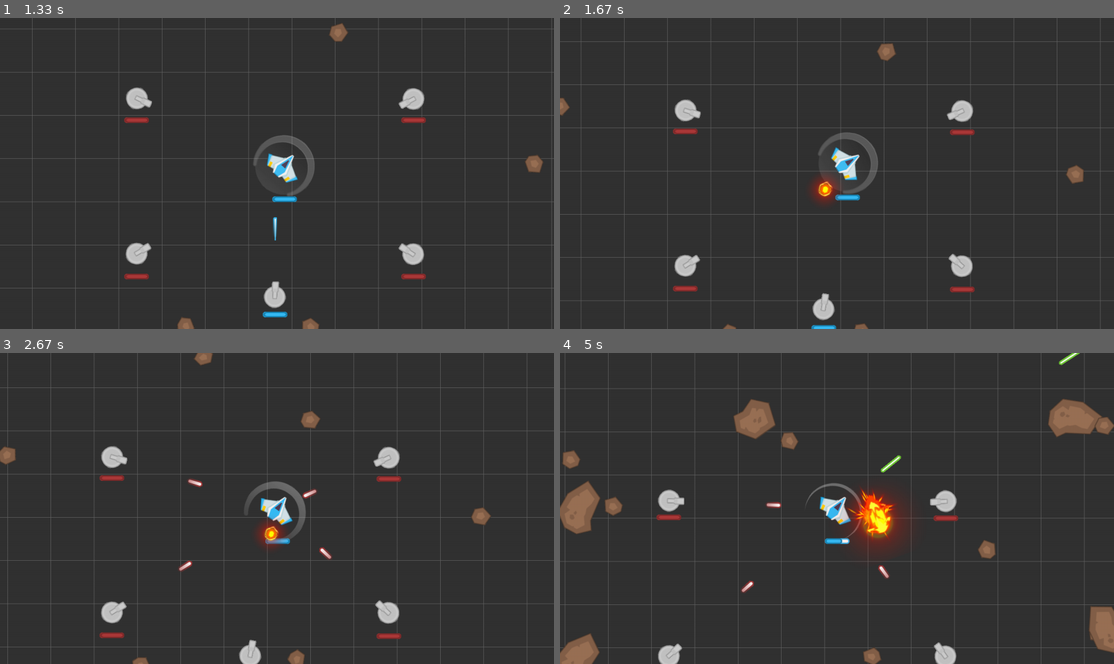
Above: before the commit, frames 1-4 (two rows, left to right).
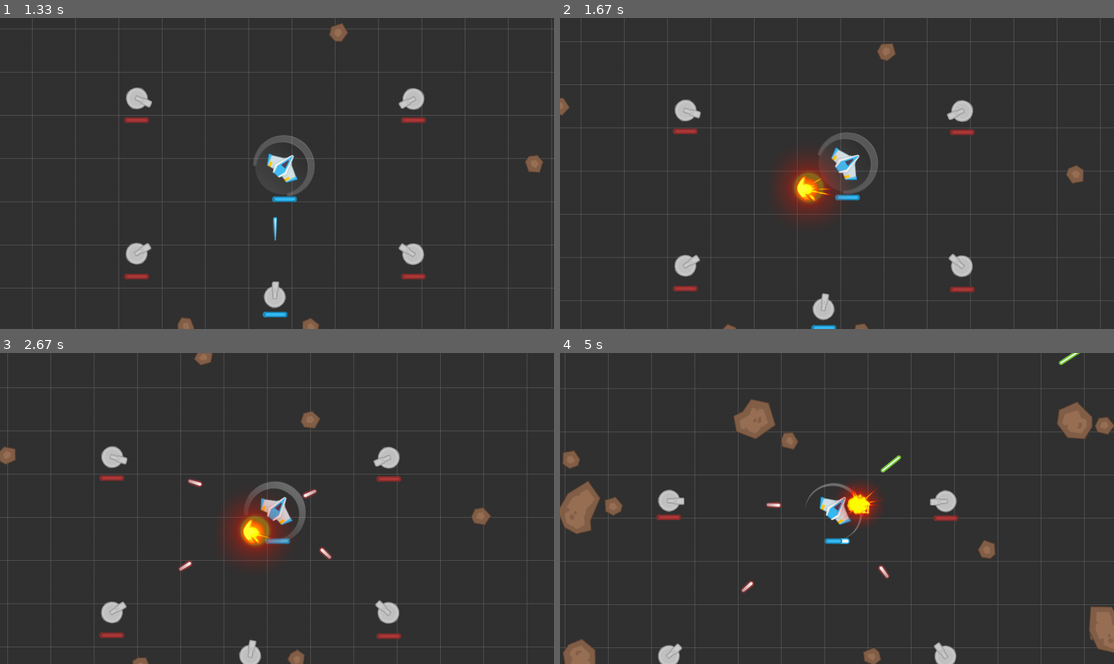
Above: after the commit, the same moments.

Repository: genericprogrammerdude/pygamengn
Game: pygame game, started from main.py
Same seed, same stepped clock (60 frames per second), same inputs: the game is played once before the commit and once after it.
Inputs:
- Up to frame 1 (1.33 s): tap Space at 0.33 s; hold D 0.67-1.13 s; hold W from 1.17 s (still down)
- Up to frame 2 (1.67 s): release W at 1.47 s; hold D from 1.5 s (still down)
- Up to frame 3 (2.67 s): release D at 1.97 s; hold A 2-2.53 s; hold S from 2.57 s (still down)
- Up to frame 4 (5 s): release S at 2.87 s; hold A 2.9-3.3 s; tap Space at 2.97, 3.27, 3.4, 3.8, 4.1, 4.47, 4.87 s; hold W 3.33-3.7 s; hold D 3.73-4.37 s; hold S 4.4-4.77 s; hold A from 4.8 s (still down)

Frame 1 is identical in both runs. In frame 2, 1.6% of the frame differs, in the area x 39-50%, y 44-65%; in frame 3, 1.7%; in frame 4, 2.4%, in the area x 0-98%, y 14-100%.

Commit message:
Fixed inconsistencies with damage, health, and explosion sizes with things blow up.

Diff:
--- a/Assets/inventory.json
+++ b/Assets/inventory.json
@@ -82,10 +82,24 @@
                 ]
             }
         },
+        "explosion_small_atlas": {
+            "class_name": "Atlas",
+            "kwargs": {
+                "image_list:images": ["explosion1"],
+                "frame_size": [256, 256]
+            }
+        },
         "explosion_atlas": {
             "class_name": "Atlas",
             "kwargs": {
-                "image_list:images": ["explosion1", "explosion2", "explosion3", "explosion4"],
+                "image_list:images": ["explosion2", "explosion3", "explosion4"],
+                "frame_size": [256, 256]
+            }
+        },
+        "explosion_big_atlas": {
+            "class_name": "Atlas",
+            "kwargs": {
+                "image_list:images": ["explosion3", "explosion4"],
                 "frame_size": [256, 256]
             }
         }
@@ -121,7 +135,9 @@
                 "scale": 0.8,
                 "projectile_type": "PlayerProjectile",
                 "fire_freq": 200,
-                "game_object_type:mover": "PlayerShipMover"
+                "game_object_type:mover": "PlayerShipMover",
+                "death_effect": "ExplosionBig",
+                "damage": 50
             },
             "groups": [
                 "RenderGroup",
@@ -162,7 +178,8 @@
         "PlayerShield": {
             "class_name": "Shield",
             "kwargs": {
-                "image_list:images": ["shield3", "shield2", "shield1"]
+                "image_list:images": ["shield3", "shield2", "shield1"],
+                "damage": 50
             },
             "groups": [
                 "RenderGroup",
@@ -173,7 +190,7 @@
             "class_name": "Projectile",
             "kwargs": {
                 "image:image": "player_projectile",
-                "death_effect": "Explosion",
+                "death_effect": "ExplosionSmall",
                 "damage": 15,
                 "game_object_type:mover": "PlayerProjectileMover"
             },
@@ -215,30 +232,6 @@
                 "TurretsGroup"
             ]
         },
-        "EnemyTurretAsteroid": {
-            "class_name": "Turret",
-            "kwargs": {
-                "image:image": "turret",
-                "projectile_type": "AsteroidBig",
-                "scale": 1.25,
-                "fire_freq": 3000
-            },
-            "attachments": [
-                {
-                    "game_type": "EnemyTurretGun",
-                    "offset": [0.0, -15.0]
-                },
-                {
-                    "game_type": "TurretHealthBar",
-                    "offset": [0, 0],
-                    "parent_transform": false
-                }
-            ],
-            "groups": [
-                "RenderGroup",
-                "TurretsGroup"
-            ]
-        },
         "TurretHealthBar": {
             "class_name": "HealthBar",
             "kwargs": {
@@ -287,6 +280,28 @@
                 "asset:asset": "explosion_atlas",
                 "duration": 750,
                 "scale": 1
+            },
+            "groups": [
+                "RenderGroup"
+            ]
+        },
+        "ExplosionSmall": {
+            "class_name": "AnimatedTexture",
+            "kwargs": {
+                "asset:asset": "explosion_small_atlas",
+                "duration": 500,
+                "scale": 0.8
+            },
+            "groups": [
+                "RenderGroup"
+            ]
+        },
+        "ExplosionBig": {
+            "class_name": "AnimatedTexture",
+            "kwargs": {
+                "asset:asset": "explosion_big_atlas",
+                "duration": 1500,
+                "scale": 1.5
             },
             "groups": [
                 "RenderGroup"
@@ -392,24 +407,6 @@
                     "spawn_pos": [640, 360]
                 }
             },
-            "EnemySpec1": {
-                "class_name": "LevelObject",
-                "kwargs": {
-                    "game_type": "EnemyTurretAsteroid",
-                    "spawn_pos": [
-                        [320, 180]
-                    ]
-                }
-            },
-            "EnemySpec2": {
-                "class_name": "LevelObject",
-                "kwargs": {
-                    "game_type": "EnemyTurret",
-                    "spawn_pos": [
-                        [1000, 540]
-                    ]
-                }
-            },
             "AsteroidSpawner": {
                 "class_name": "AsteroidSpawner",
                 "kwargs": {
@@ -431,8 +428,9 @@
                     "asteroid_02",
                     "asteroid_03"
                 ],
+                "health": 40,
                 "death_effect": "Explosion",
-                "damage": 15,
+                "damage": 10,
                 "game_object_type:mover": "AsteroidMover",
                 "death_spawn": ["AsteroidMedium", "AsteroidMedium"]
             },
@@ -448,8 +446,9 @@
                     "asteroid_04",
                     "asteroid_05"
                 ],
+                "health": 20,
                 "death_effect": "Explosion",
-                "damage": 10,
+                "damage": 5,
                 "game_object_type:mover": "AsteroidMover",
                 "death_spawn": ["AsteroidSmall", "AsteroidTiny"]
             },
@@ -465,8 +464,9 @@
                     "asteroid_06",
                     "asteroid_07"
                 ],
-                "death_effect": "Explosion",
-                "damage": 5,
+                "health": 10,
+                "death_effect": "ExplosionSmall",
+                "damage": 2,
                 "game_object_type:mover": "AsteroidMover",
                 "death_spawn": []
             },
@@ -481,8 +481,9 @@
                 "image_list:images": [
                     "asteroid_08"
                 ],
-                "death_effect": "Explosion",
-                "damage": 2,
+                "health": 5,
+                "death_effect": "ExplosionSmall",
+                "damage": 1,
                 "game_object_type:mover": "AsteroidMover",
                 "death_spawn": []
             },
--- a/asteroid.py
+++ b/asteroid.py
@@ -12,15 +12,15 @@
 @GameObjectFactory.register("Asteroid")
 class Asteroid(GameObject):
 
-    def __init__(self, images, damage, death_effect, mover, death_spawn, heading):
+    def __init__(self, images, damage, mover, heading, health=100, death_effect=None, death_spawn=[]):
         super().__init__(random.choice(images))
         self.damage = damage
+        self.mover = mover
+        self.heading = heading
+        self.health = health
         self.death_effect = death_effect
-        self.mover = mover
+        self.death_spawn = death_spawn
         self.spin_delta_factor = random.choice([-1.0, 1.0])
-        self.death_spawn = death_spawn
-        self.death_spawn_pos = None
-        self.heading = heading
 
     def update(self, delta):
         spin_delta = (45.0 * delta) / 1000.0 * self.spin_delta_factor
@@ -30,8 +30,6 @@
 
     def handle_collision(self, gob, world_pos):
         """Reacts to collision against game object gob."""
-        self.death_spawn_pos = world_pos
-        self.take_damage(self.health)
         # Apply damage to the collided sprite
         gob.take_damage(self.damage)
 
@@ -46,15 +44,13 @@
                     heading = random.uniform(angle, next_angle) % 360
                     angle = next_angle
                     spawn = GameObjectFactory.create(spawn_type, heading=heading)
-                    spawn.set_pos(self.death_spawn_pos)
+                    spawn.set_pos(self.pos)
                     direction = Transform.rotate(self.mover.direction, heading)
                     spawn.mover.set_direction(direction)
                     spawn.transform()
 
             if self.death_effect:
                 effect = GameObjectFactory.create(self.death_effect)
-                group = self.groups()[0]
-                group.add(effect)
                 effect.set_pos(self.pos)
                 effect.play()
 
--- a/GameEngine/shield.py
+++ b/shield.py
@@ -5,10 +5,11 @@
 @GameObjectFactory.register("Shield")
 class Shield(GameObject):
 
-    def __init__(self, images):
+    def __init__(self, images, damage):
         super().__init__(images[0])
         self.images = images
         self.image_index = 0
+        self.damage = damage
 
     def take_damage(self, damage):
         super().take_damage(damage)
@@ -22,3 +23,8 @@
         if index != self.image_index:
             self.image_index = index
             self.set_image(self.images[index])
+
+    def handle_collision(self, gob, *_):
+        """Reacts to collision against game object gob."""
+        # Apply damage to the collided sprite
+        gob.take_damage(self.damage)
--- a/ship.py
+++ b/ship.py
@@ -10,12 +10,14 @@
 class Ship(GameObject):
     """Space ship game object."""
 
-    def __init__(self, image, projectile_type, fire_freq, mover, **kwargs):
+    def __init__(self, image, projectile_type, fire_freq, mover, death_effect, damage, **kwargs):
         super().__init__(image, **kwargs)
         self.mover = mover
         self.projectile_type = projectile_type
         self.fire_freq = fire_freq
         self.time_since_last_fire = self.fire_freq
+        self.death_effect = death_effect
+        self.damage = damage
 
     def update(self, delta):
         """Updates the ship."""
@@ -41,3 +43,17 @@
             group.add(projectile)
 
             self.time_since_last_fire = 0
+
+    def handle_collision(self, gob, world_pos):
+        """Reacts to collision against game object gob."""
+        # Apply damage to the collided sprite
+        gob.take_damage(self.damage)
+
+    def die(self):
+        """Die."""
+        if self.alive() and self.death_effect:
+            effect = GameObjectFactory.create(self.death_effect)
+            effect.set_pos(self.pos)
+            effect.play()
+
+        super().die()
